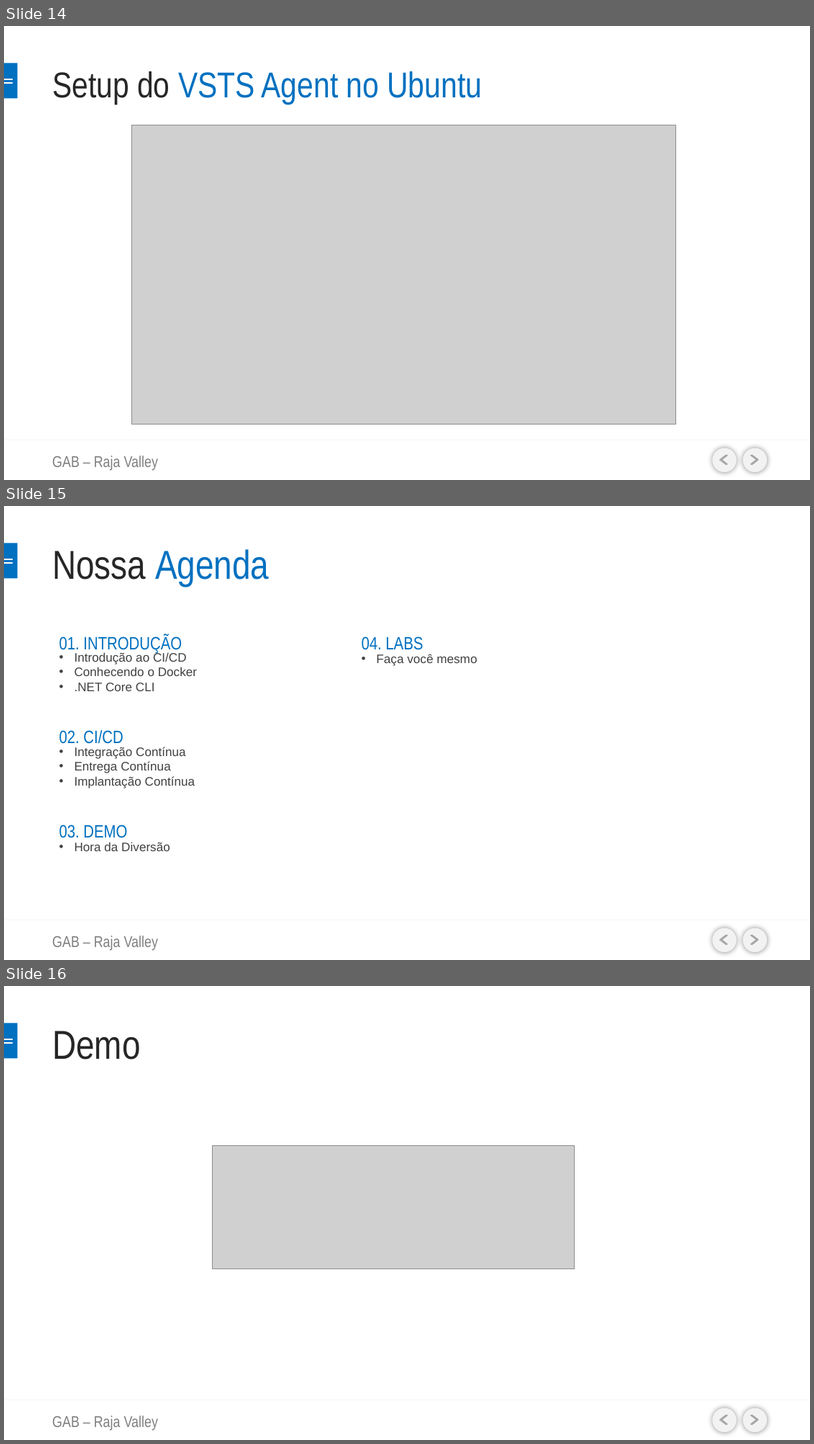
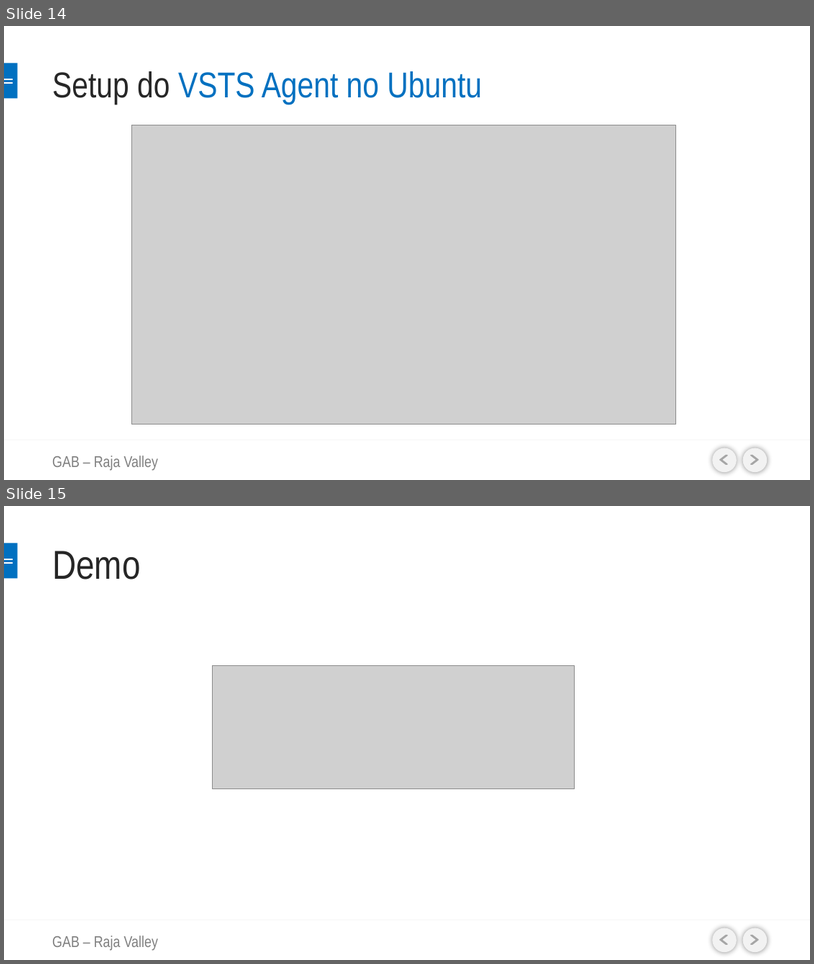
Before and after one commit to ivanpaulovich/azure-bootcamp, a slide deck: presentation/Utilize o VSO e publique imagens Docker-GABBH-v2.pptx. Shown one above the other, each under a label of ours: slides 14, 15 and 16 before the commit, slides 14 and 15 after it. The pictures are 814x1444 and 814x964 pixels, drawn with LibreOffice and Linux fonts; fonts in the diff are those of the drawing; grey boxes stand for pictures; background and template pictures are left out. Boxes give left, top, right and bottom in pixels: in the first picture for what was removed or moved away, otherwise in the second. Text is boxed around its words. In the diff, an @@ line names an element or a change of style, - is before the commit and + after.

```diff
--- a/presentation/Utilize o VSO e publique imagens Docker-GABBH-v2.pptx
+++ b/presentation/Utilize o VSO e publique imagens Docker-GABBH-v2.pptx
@@ slide 15 removed at [4,506,810,960], background picture (left out); not listed: 8 template elements that a slide beside it also shows @@
@@ title removed at [52,549,269,586] @@
-Nossa Agenda
@@ text removed at [59,634,182,653] @@
-01. INTRODUÇÃO
@@ text removed at [75,651,197,691] @@
-• Introdução ao CI/CD
-• Conhecendo o Docker
-• .NET Core CLI
@@ text removed at [362,636,423,650] @@
-04. LABS
@@ text removed at [376,654,477,666] @@
-• Faça você mesmo
@@ text removed at [59,730,123,744] @@
-02. CI/CD
@@ text removed at [75,746,196,788] @@
-• Integração Contínua
-• Entrega Contínua
-• Implantação Contínua
@@ text removed at [59,824,127,838] @@
-03. DEMO
@@ text removed at [75,842,170,851] @@
-• Hora da Diversão
@@ text removed at [52,935,158,950] @@
-GAB – Raja Valley
@@ what was slide 16 is now slide 15 @@
```
Also in this commit, not shown: 1 slide added, 1 other file.
